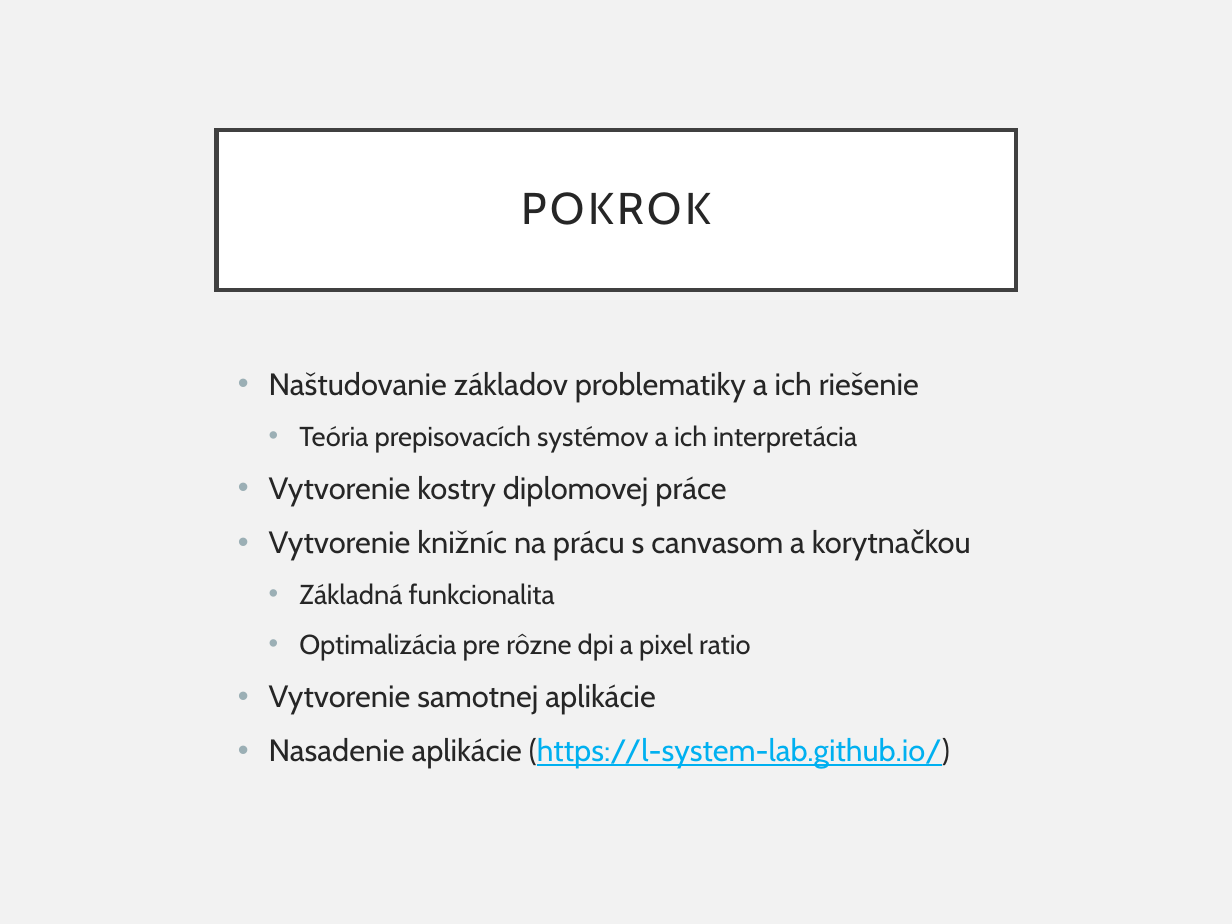
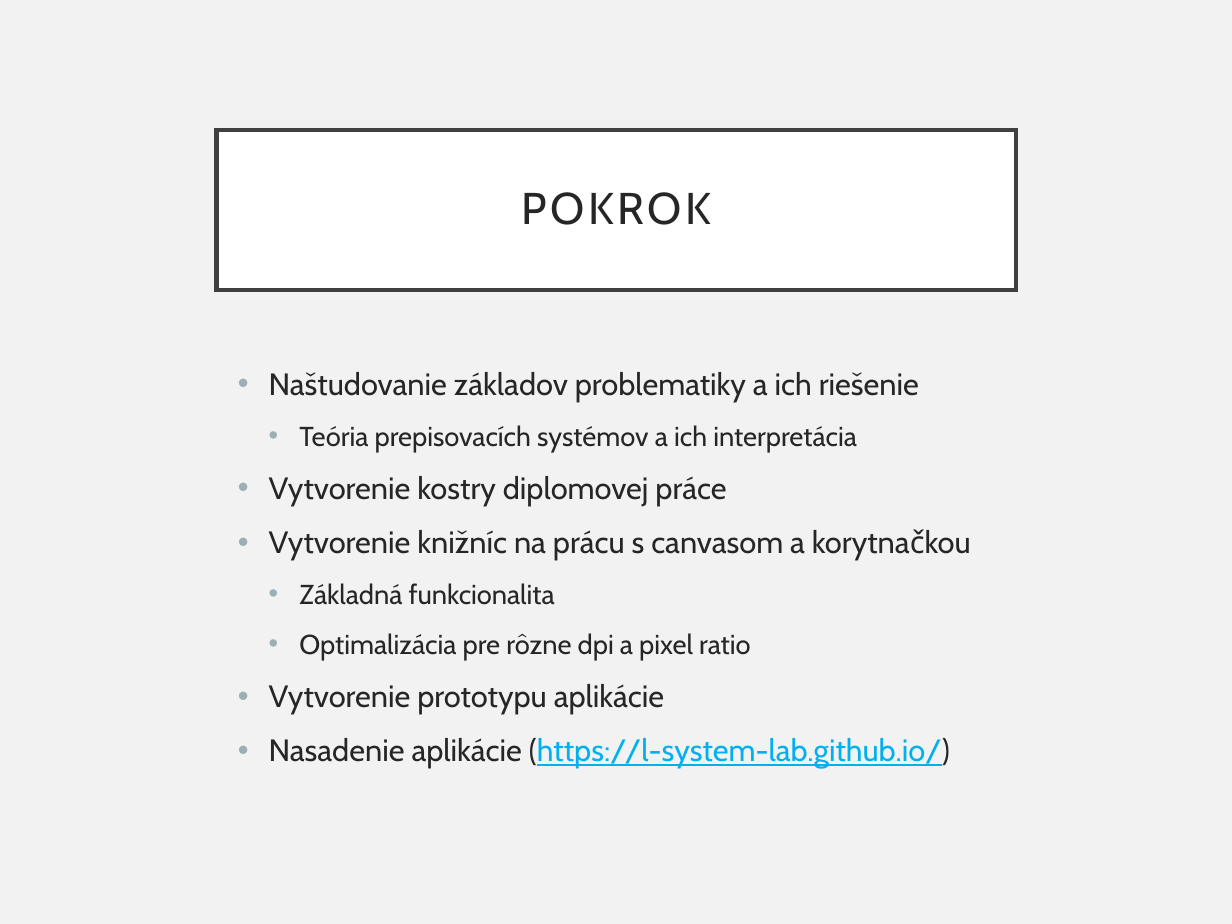
Before and after one commit to NorbertJu/diploma-thesis, a slide deck: slide 5 of literature/L-Sys-Lab_pokrok.pptx. Drawn at 1232x924 pixels with LibreOffice and Linux fonts; fonts in the diff are those of the drawing. Boxes give left, top, right and bottom in pixels: in the first picture for what was removed or moved away, otherwise in the second. Text is boxed around its words. In the diff, an @@ line names an element or a change of style, - is before the commit and + after.

```diff
--- a/literature/L-Sys-Lab_pokrok.pptx
+++ b/literature/L-Sys-Lab_pokrok.pptx
@@ text at box(269, 684, 664, 714): text changed @@
-• Vytvorenie samotnej aplikácie
+• Vytvorenie prototypu aplikácie
```
Also in this commit, not shown: 1 other slide changed, 1 other file.
